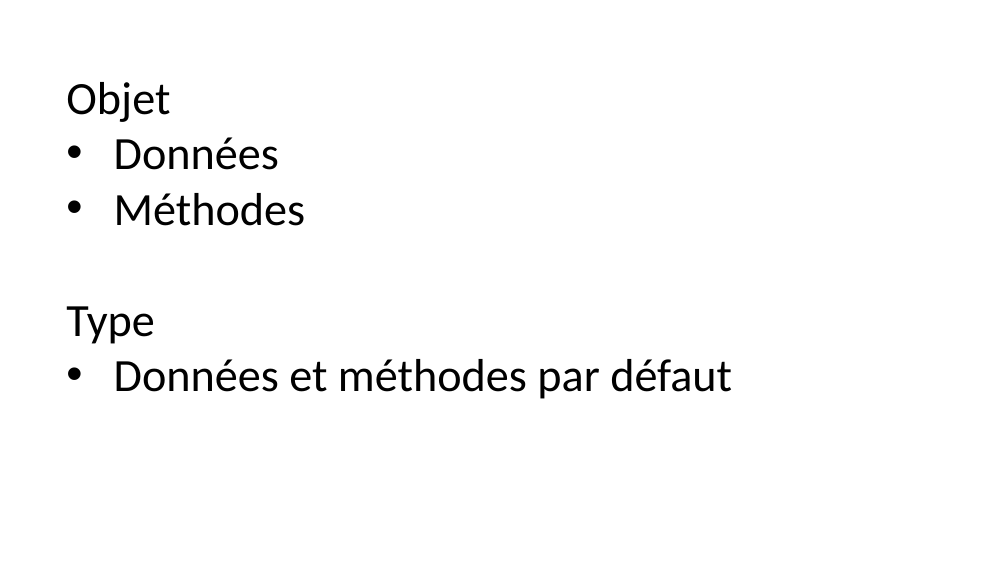
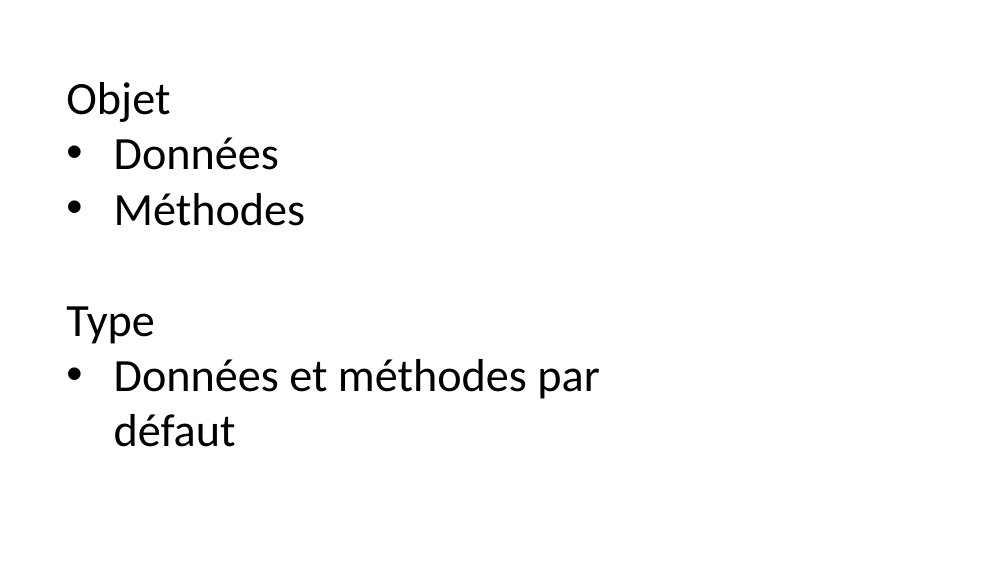
Before and after one commit to flotpython/course, a slide deck: slide 2 of w1/w1-s6-av-slide1.pptx. Drawn at 1008x567 pixels with LibreOffice and Linux fonts; fonts in the diff are those of the drawing. Boxes give left, top, right and bottom in pixels: in the first picture for what was removed or moved away, otherwise in the second. Text is boxed around its words. In the diff, an @@ line names an element or a change of style, - is before the commit and + after.

```diff
--- a/w1/w1-s6-av-slide1.pptx
+++ b/w1/w1-s6-av-slide1.pptx
@@ text "Objet" rewrapped from <box>66,82,732,399</box> to <box>66,82,599,447</box> @@
```
Also in this commit, not shown: 1 slide removed, 5 other files.
